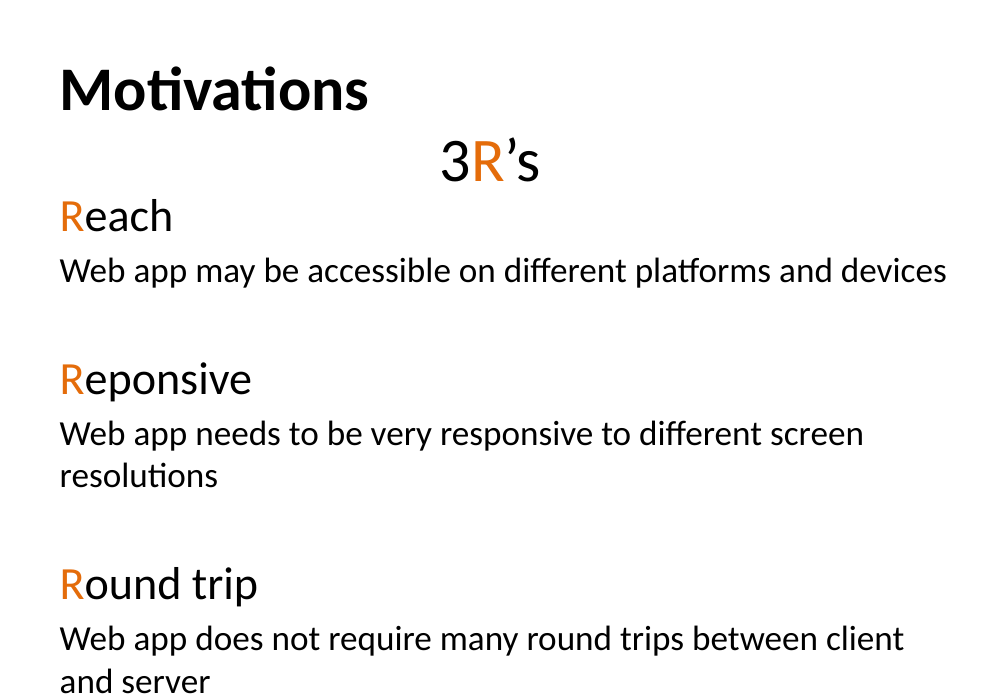
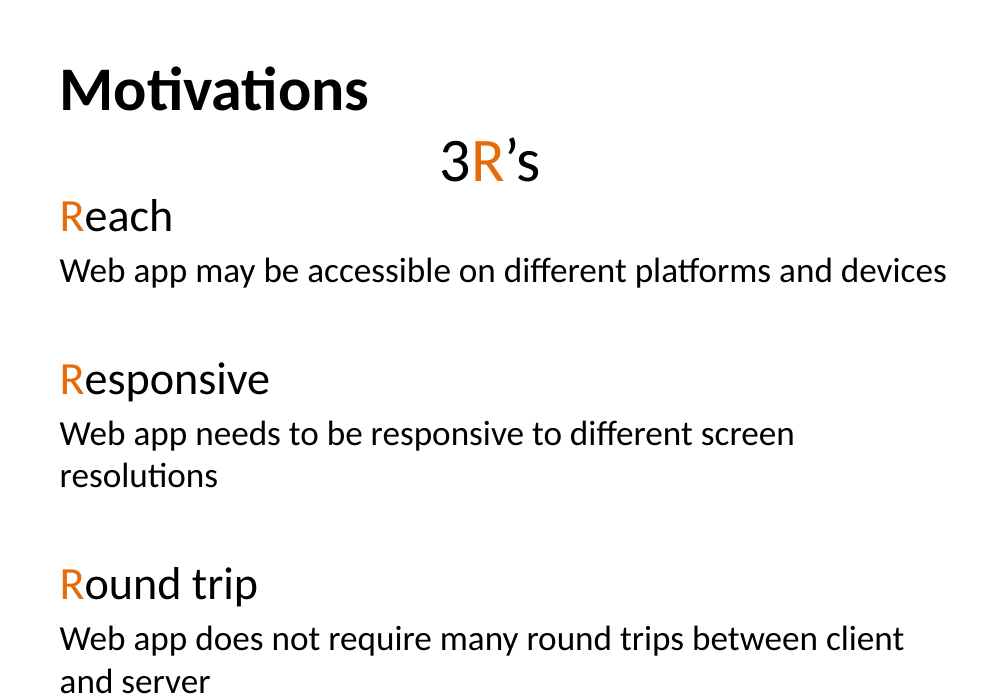
Before and after one commit to monica85rodrigues/presentation-netponto-spa, a slide deck: slide 9 of Relax, it's SPA time.pptx. Drawn at 1008x698 pixels with LibreOffice and Linux fonts; fonts in the diff are those of the drawing; background and template pictures are left out. Boxes give left, top, right and bottom in pixels: in the first picture for what was removed or moved away, otherwise in the second. Text is boxed around its words. In the diff, an @@ line names an element or a change of style, - is before the commit and + after.

```diff
--- a/Relax, it's SPA time.pptx
+++ b/Relax, it's SPA time.pptx
@@ text at (60,362,795,488): text changed @@
-Reponsive
-Web app needs to be very responsive to different screen resolutions
+Responsive
+Web app needs to be responsive to different screen resolutions
```
Also in this commit, not shown: 8 other slides changed.
